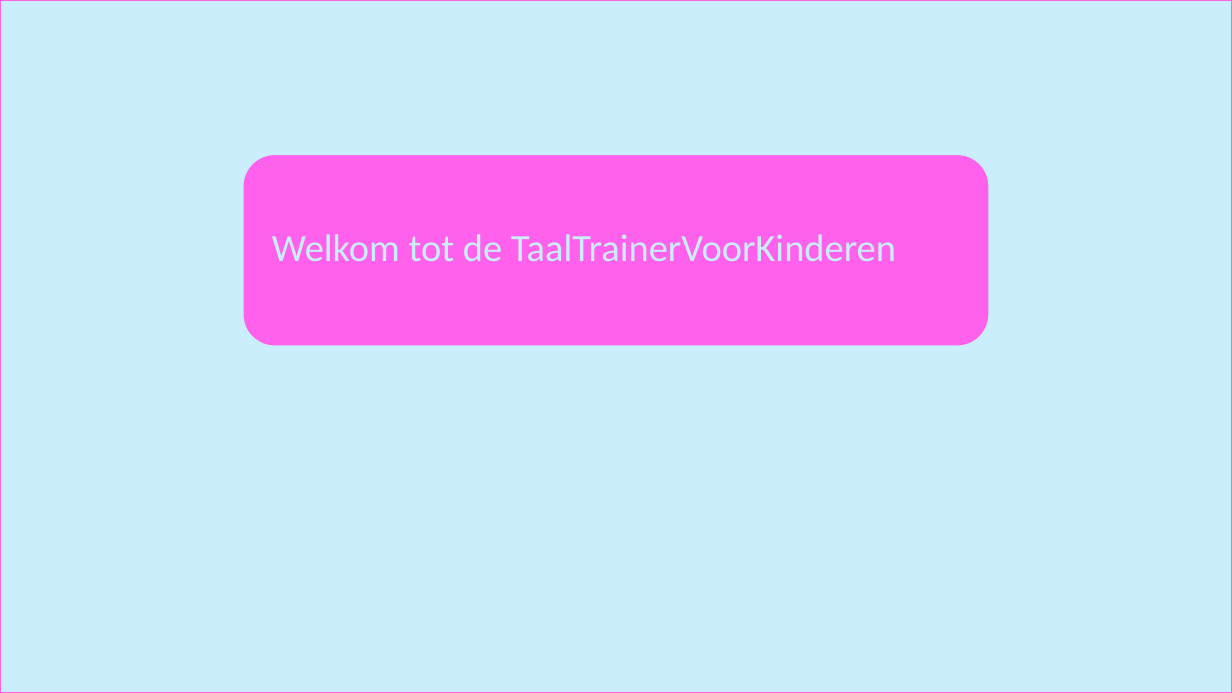
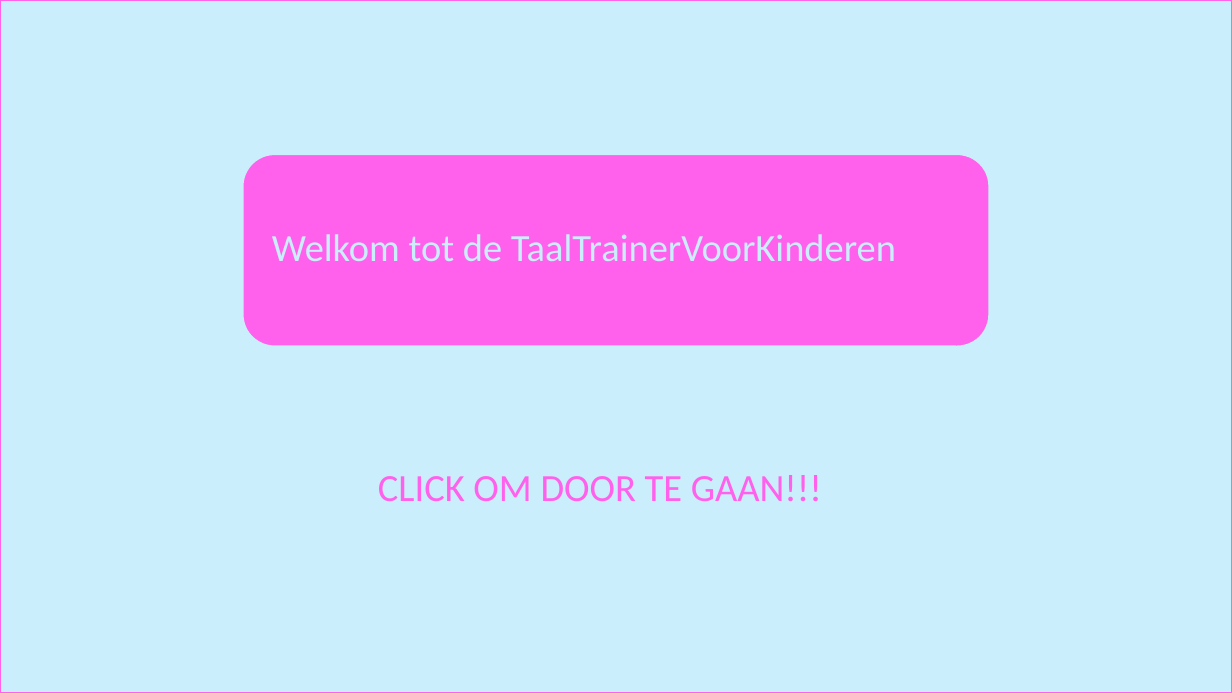
Before and after one commit to MrChicken0FC/taaltrainer-group-2, a slide deck: slide 1 of powerpoint/powerpoint over TaalTrainerVoorKinderen.odp. Drawn at 1232x693 pixels with LibreOffice and Linux fonts; fonts in the diff are those of the drawing. Boxes give left, top, right and bottom in pixels: in the first picture for what was removed or moved away, otherwise in the second. Text is boxed around its words. In the diff, an @@ line names an element or a change of style, - is before the commit and + after.

```diff
--- a/powerpoint/powerpoint over TaalTrainerVoorKinderen.odp
+++ b/powerpoint/powerpoint over TaalTrainerVoorKinderen.odp
@@ text added at (378,475,822,501), 30 pt, text #FF61EC @@
+CLICK OM DOOR TE GAAN!!!
```
Also in this commit, not shown: 6 slides added, 1 slide removed, 17 other files.
